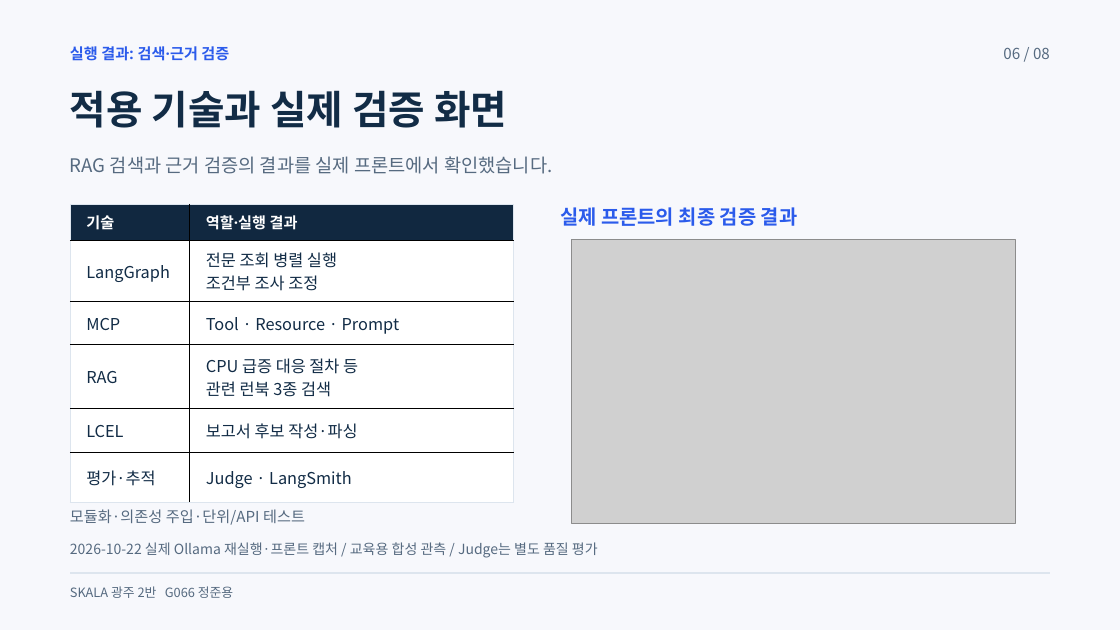
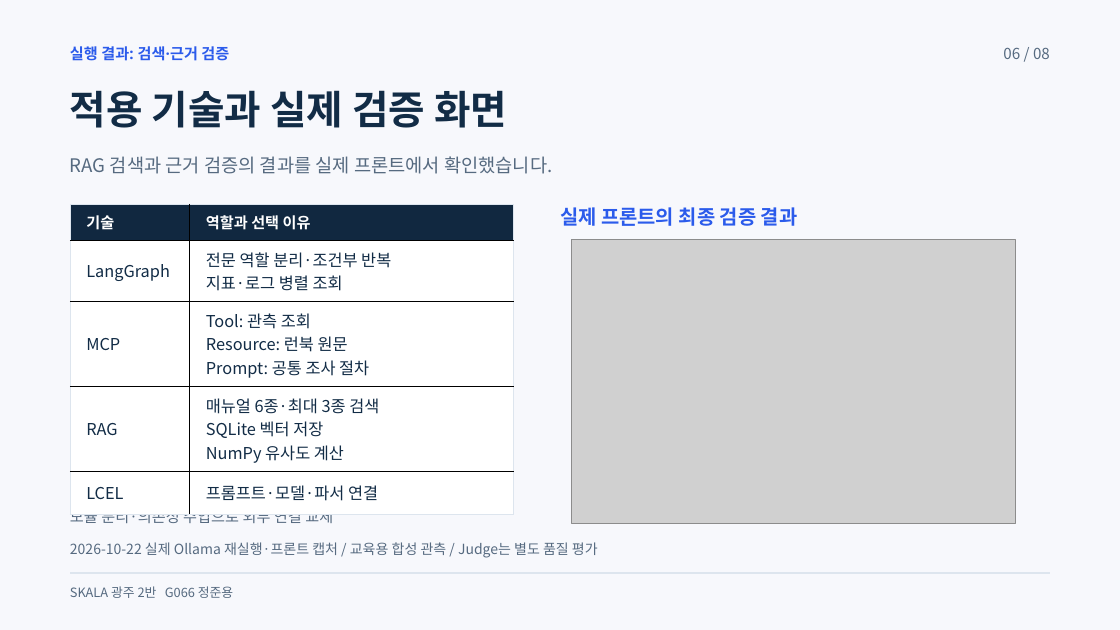
Before and after one commit to beshurl/skala-ai-mini-project, a slide deck: slide 6 of doc/presentation/운영진단_에이전트_5분발표.pptx. Drawn at 1120x630 pixels with LibreOffice and Linux fonts; fonts in the diff are those of the drawing; grey boxes stand for pictures. Boxes give left, top, right and bottom in pixels: in the first picture for what was removed or moved away, otherwise in the second. Text is boxed around its words. In the diff, an @@ line names an element or a change of style, - is before the commit and + after.

```diff
--- a/doc/presentation/운영진단_에이전트_5분발표.pptx
+++ b/doc/presentation/운영진단_에이전트_5분발표.pptx
@@ table at <box>70,204,514,505</box> @@
-row 1: 기술 | 역할·실행 결과
-row 2: LangGraph | 전문 조회 병렬 실행 / 조건부 조사 조정
-row 3: MCP | Tool · Resource · Prompt
-row 4: RAG | CPU 급증 대응 절차 등 / 관련 런북 3종 검색
-row 5: LCEL | 보고서 후보 작성·파싱
-row 6: 평가·추적 | Judge · LangSmith
+row 1: 기술 | 역할과 선택 이유
+row 2: LangGraph | 전문 역할 분리·조건부 반복 / 지표·로그 병렬 조회
+row 3: MCP | Tool: 관측 조회 / Resource: 런북 원문 / Prompt: 공통 조사 절차
+row 4: RAG | 매뉴얼 6종·최대 3종 검색 / SQLite 벡터 저장 / NumPy 유사도 계산
+row 5: LCEL | 프롬프트·모델·파서 연결
@@ text at <box>70,507,333,523</box>: text changed @@
-모듈화·의존성 주입·단위/API 테스트
+모듈 분리·의존성 주입으로 외부 연결 교체
```
Also in this commit, not shown: 4 other slides changed, 6 other files.
